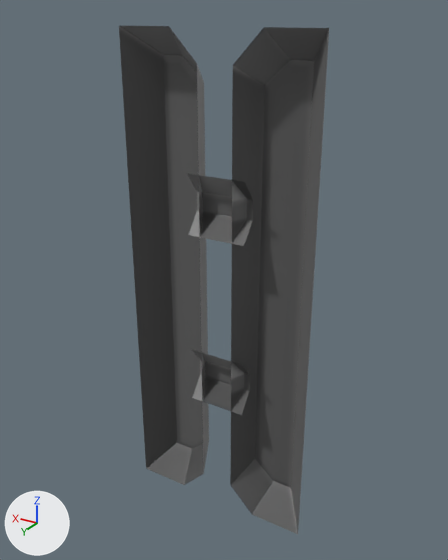
Before and after pictures for a commit that changed the glTF model src/game/parts/SideSeparator/models/right.gltf.
Both versions are drawn from a 50 mm camera at (-0.472, 1.167, 0.643) aimed at (0.259, -0.052, 0.034). Arrows for +X, +Y and +Z are at lower left; the lights stay in place.

The older version as bpy lines, for what is in view:
```python
me_cube_003 = bpy.data.meshes.new('Cube.003')
me_cube_003.from_pydata(...)  # 12 vertices, 16 faces; spans x 0.0..0.207, y -0.08..0.0, z -0.62..0.618
me_cube_003.materials.append(mat_material_001)  # picture img_texture
me_cube_004 = bpy.data.meshes.new('Cube.004')
me_cube_004.from_pydata(...)  # 16 vertices, 12 faces; spans x 0.175..0.327, y -0.04..0.0, z -0.307..0.305
me_cube_004.materials.append(mat_material_001)  # picture img_texture
me_cube_005 = bpy.data.meshes.new('Cube.005')
me_cube_005.from_pydata(...)  # 12 vertices, 16 faces; spans x 0.295..0.502, y -0.08..0.0, z -0.62..0.618
me_cube_005.materials.append(mat_material_001)  # picture img_texture
ob_left = bpy.data.objects.new('left', me_cube_003)
ob_left.location = (0.0, 0.0, 0.0)
ob_middle = bpy.data.objects.new('middle', me_cube_004)
ob_middle.location = (0.0, 0.0, 0.0)
ob_right = bpy.data.objects.new('right', me_cube_005)
ob_right.location = (0.0, 0.0, 0.0)
```
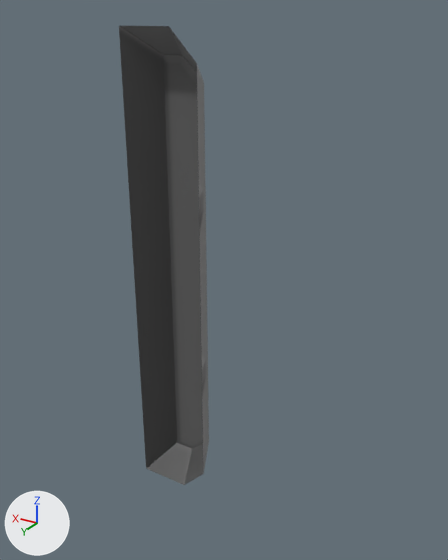
Changed parts and their boxes (x1, y1, x2, y2) in the pictures (448 x 560 px):
'left', deleted: before (230, 27, 329, 534)
'middle', deleted: before (187, 173, 253, 415)

What changed in the scene script:
```text
Remove ob_left:
    ob_left = bpy.data.objects.new('left', me_cube_003)
    ob_left.location = (0.0, 0.0, 0.0)
Remove ob_middle:
    ob_middle = bpy.data.objects.new('middle', me_cube_004)
    ob_middle.location = (0.0, 0.0, 0.0)
```
